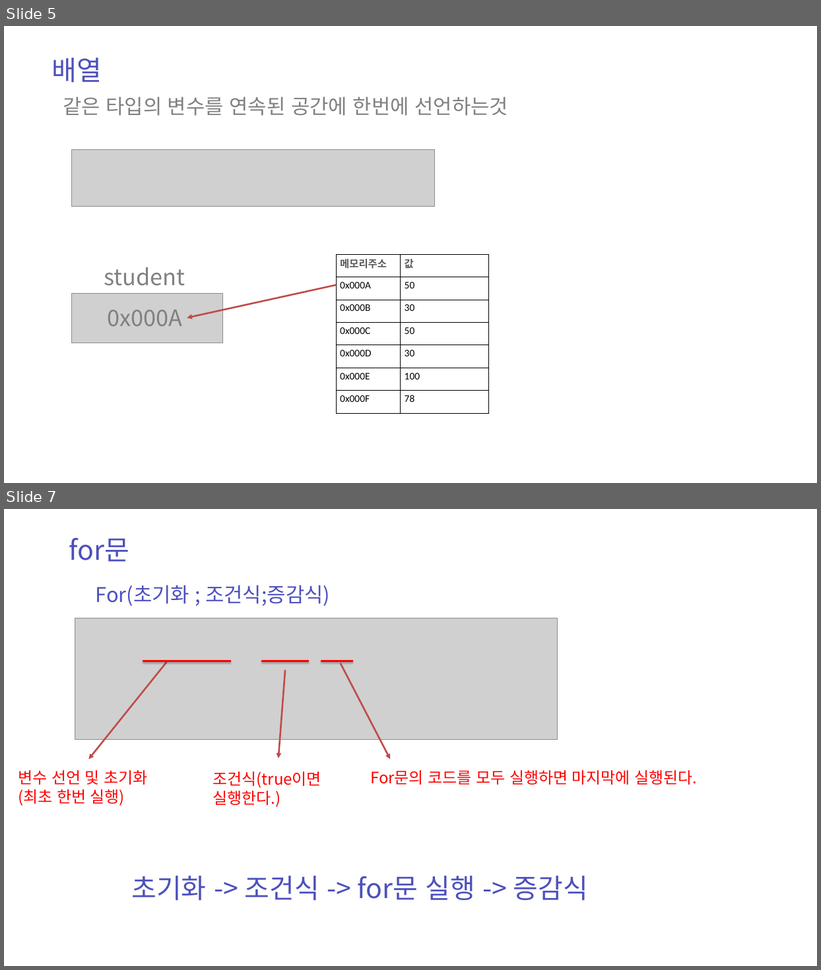
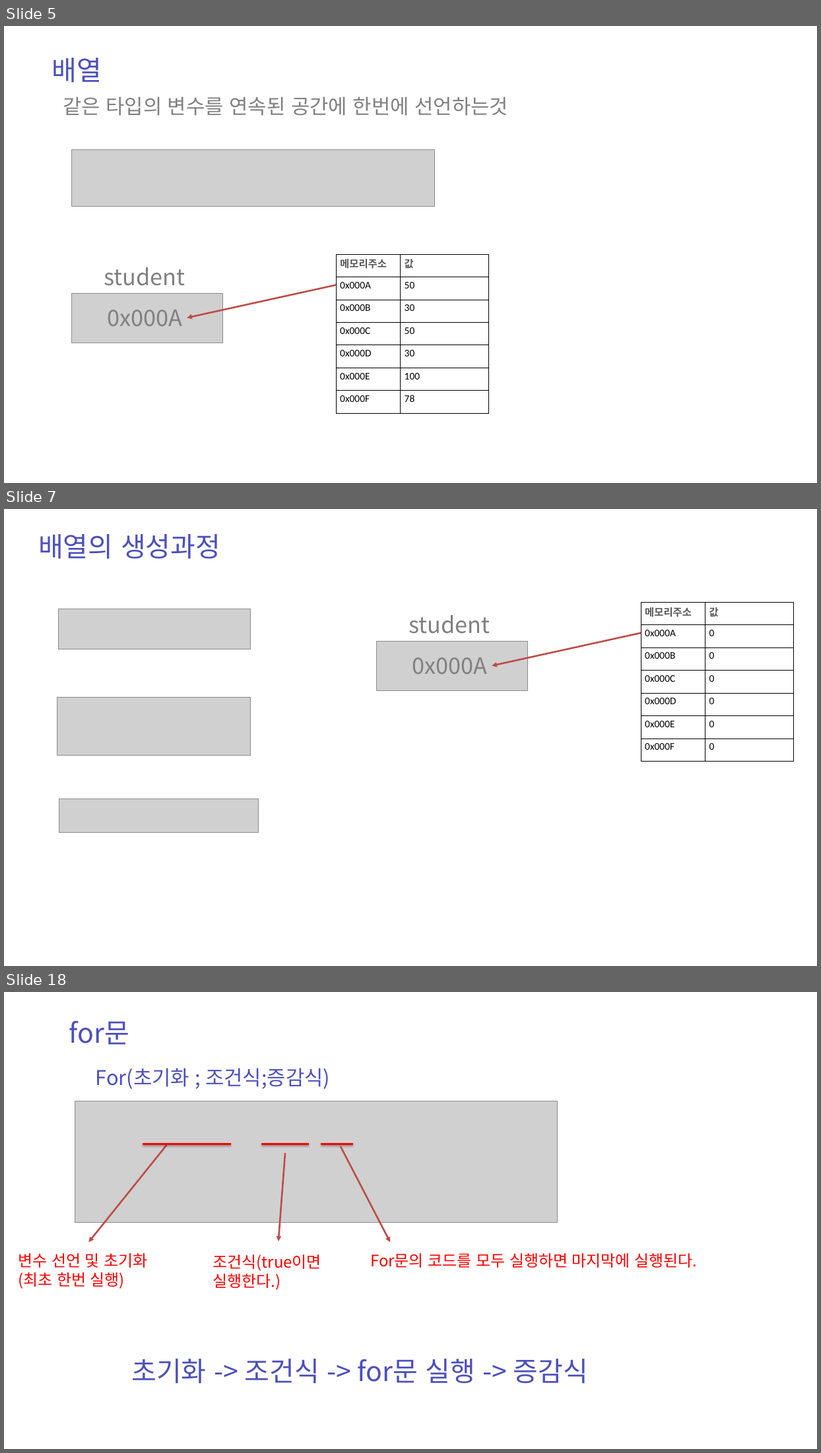
Before and after one commit to zest132/JavaLecture, a slide deck: JavaLecture/LectureFile/java 5강.pptx. Shown one above the other, each under a label of ours: slides 5 and 7 before the commit, slides 5, 7 and 18 after it; the slides between them are not shown. The pictures are 821x970 and 821x1453 pixels, drawn with LibreOffice and Linux fonts; fonts in the diff are those of the drawing; grey boxes stand for pictures. Boxes give left, top, right and bottom in pixels: in the first picture for what was removed or moved away, otherwise in the second. Text is boxed around its words. In the diff, an @@ line names an element or a change of style, - is before the commit and + after.

```diff
--- a/JavaLecture/LectureFile/java 5강.pptx
+++ b/JavaLecture/LectureFile/java 5강.pptx
@@ slide 7 added at (x1=4, y1=509, x2=817, y2=966), background #FFFFFF @@
@@ text added at (x1=38, y1=534, x2=220, y2=559), 48 pt, text #4C50BC @@
+배열의 생성과정
@@ table added at (x1=641, y1=602, x2=793, y2=762), 7 rows, 2 columns @@
+메모리주소 | 값
+0x000A | 0
+0x000B | 0
+0x000C | 0
+0x000D | 0
+0x000E | 0
+0x000F | 0
@@ picture added at (x1=58, y1=609, x2=250, y2=650) @@
@@ text added at (x1=409, y1=615, x2=490, y2=634), 40 pt, text #808080 @@
+student
@@ picture added at (x1=377, y1=641, x2=527, y2=691) @@
@@ arrow added from (641, 633) to (492, 666), #BF4C48 3 pt @@
@@ text added at (x1=413, y1=657, x2=488, y2=674), 40 pt, text #808080 @@
+0x000A
@@ picture added at (x1=57, y1=697, x2=250, y2=755) @@
@@ picture added at (x1=59, y1=799, x2=258, y2=832) @@
@@ what was slide 7 is now slide 18 @@
```
Also in this commit, not shown: 1 slide changed, 10 other slides added, 1 other file.
